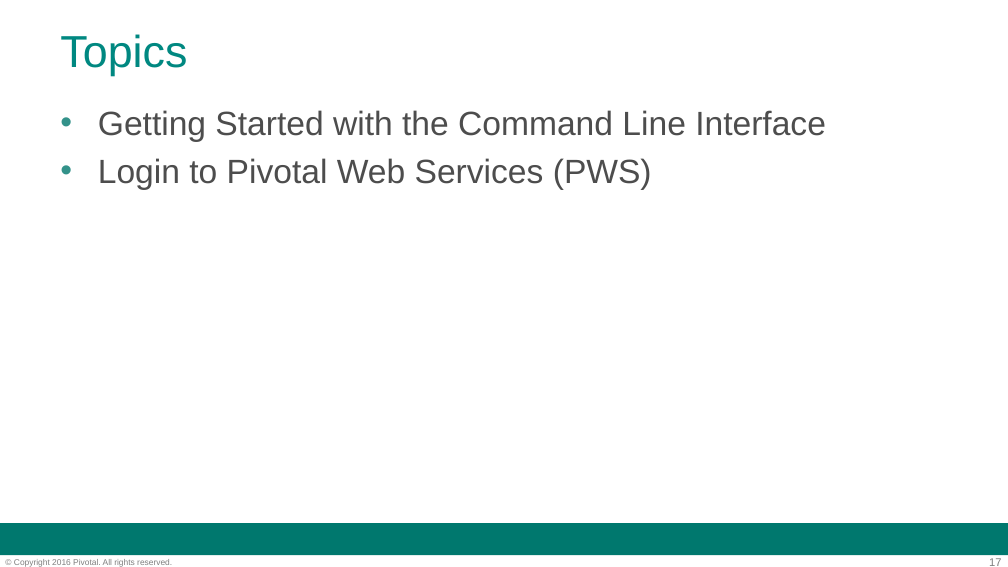
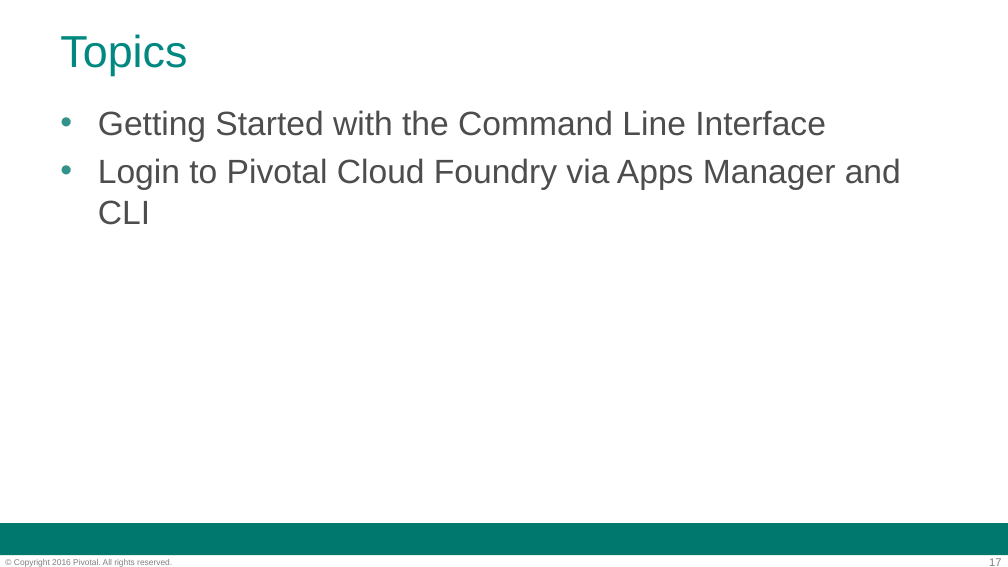
Before and after one commit to codehopper-uk/pcf-workshop, a slide deck: slide 17 of applications/slides/day-1/02-cli.ppt. Drawn at 1008x567 pixels with LibreOffice and Linux fonts; fonts in the diff are those of the drawing; background and template pictures are left out. Boxes give left, top, right and bottom in pixels: in the first picture for what was removed or moved away, otherwise in the second. Text is boxed around its words. In the diff, an @@ line names an element or a change of style, - is before the commit and + after.

```diff
--- a/applications/slides/day-1/02-cli.ppt
+++ b/applications/slides/day-1/02-cli.ppt
@@ text at (98, 158, 901, 225): text changed @@
-• Login to Pivotal Web Services (PWS)
+• Login to Pivotal Cloud Foundry via Apps Manager and CLI
```
Also in this commit, not shown: 3 other slides changed, 1 other file.
